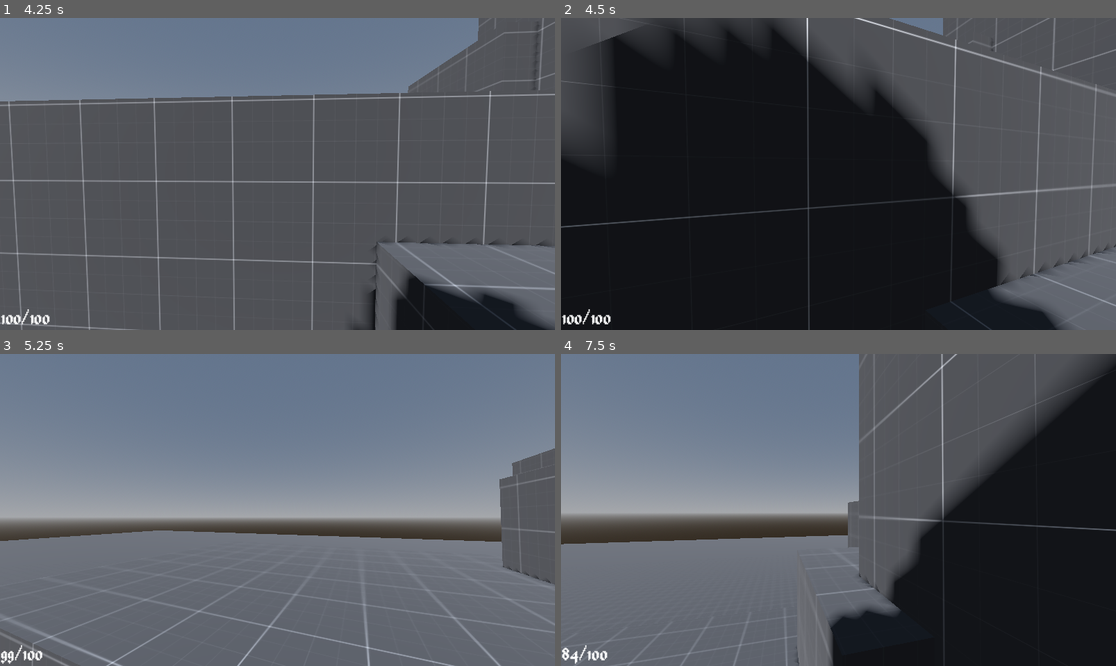
Above: before the commit, frames 1-4 (two rows, left to right).
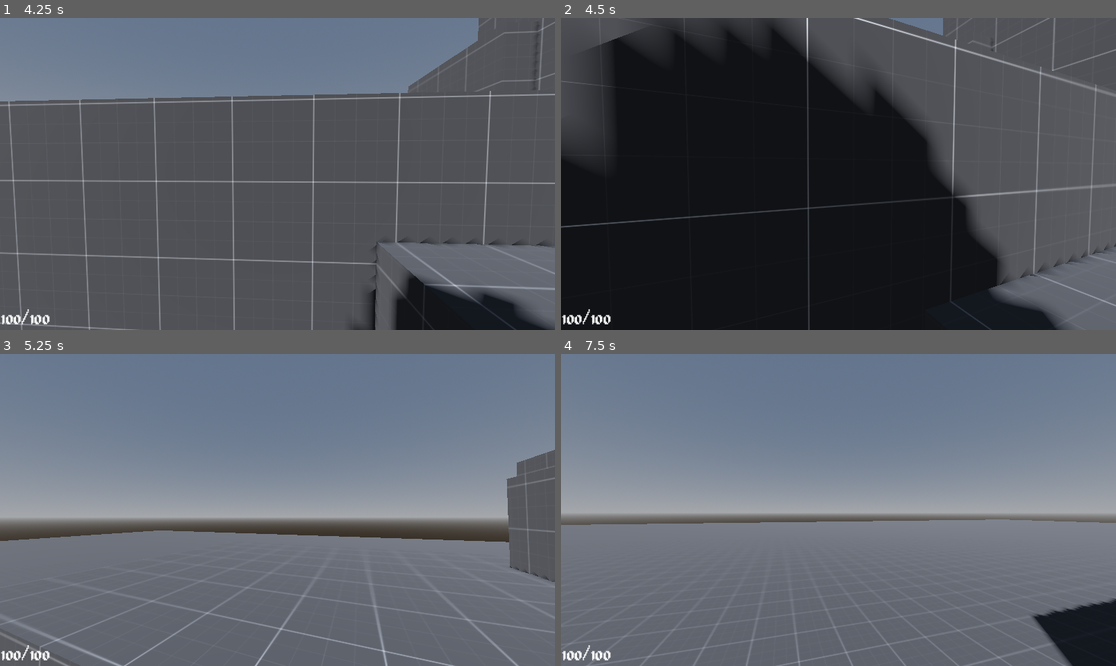
Above: after the commit, the same moments.

Repository: Deeeeelan/Some-Game-Jam-24
Game: Godot game, scene res://Scenes/Title Screen.tscn
The game is run twice, just before and just after one commit, with the same random seed, the same clock (stepped at 60 frames per second) and the same inputs.
Inputs (mouse positions are in pixels of both pictures, inside the frame that each line leads up to):
- Up to frame 1 (4.25 s): click "Start" at 0.5 s; tap Enter (ui_accept) at 1.25, 1.52, 2.27, 3.5, 3.77 s; move the mouse to (305, 174) at 1.27 s; press the mouse at (305, 174) at 1.28 s; hold W (Forward) from 1.28 s (still down); move the mouse to (249, 174) at 2.02 s; release the mouse at (249, 174) at 2.03 s; click (249, 174) at 2.1 s; move the mouse to (288, 167) at 2.77 s; press the mouse at (288, 167) at 2.78 s; move the mouse to (271, 180) at 3.52 s; release the mouse at (271, 180) at 3.53 s; click (271, 180) at 3.6 s
- Up to frame 2 (4.5 s): keep holding W (Forward); move the mouse to (877, 177) at 4.27 s; press the mouse at (877, 177) at 4.28 s
- Up to frame 3 (5.25 s): keep holding W (Forward); tap Enter (ui_accept) at 4.52 s; move the mouse to (233, 506) at 5.02 s; release the mouse at (233, 506) at 5.03 s; click (233, 506) at 5.1 s
- Up to frame 4 (7.5 s): tap Enter (ui_accept) at 5.27, 6.77 s; move the mouse to (844, 510) at 5.77 s; press the mouse at (844, 510) at 5.78 s; move the mouse to (816, 503) at 6.52 s; release W (Forward) at 6.53 s; release the mouse at (816, 503) at 6.53 s; hold D (Right) 6.53-7.28 s; click (816, 503) at 6.6 s; move the mouse to (866, 510) at 7.27 s; press the mouse at (866, 510) at 7.28 s; hold W (Forward) from 7.28 s (still down)

Frame 1 is identical in both runs. In frame 2, 0.1% of the frame differs, in the area x 6-100%, y 0-87%; in frame 3, 1.7%; in frame 4, 48%, in the area x 0-100%, y 0-100%.

Commit message:
Added enemy spawning

Diff:
--- /dev/null
+++ b/Assets/Enemies/enemy.tscn
@@ -0,0 +1,38 @@
+[gd_scene load_steps=6 format=3 uid="uid://bxt55e62jg44i"]
+
+[ext_resource type="Script" path="res://Scripts/BasicEnemy.gd" id="1_8adtd"]
+[ext_resource type="Material" uid="uid://bavnshhfq73yu" path="res://Resources/Materials/RedPlaceholder.tres" id="2_5mg81"]
+
+[sub_resource type="CapsuleShape3D" id="CapsuleShape3D_44npv"]
+
+[sub_resource type="CapsuleMesh" id="CapsuleMesh_ey0af"]
+
+[sub_resource type="SphereShape3D" id="SphereShape3D_bikjh"]
+radius = 0.75
+
+[node name="Enemy" type="CharacterBody3D"]
+transform = Transform3D(1, 0, 0, 0, 1, 0, 0, 0, 1, 0, 0, 11)
+axis_lock_angular_x = true
+axis_lock_angular_z = true
+script = ExtResource("1_8adtd")
+metadata/Enemy = true
+
+[node name="CollisionShape3D" type="CollisionShape3D" parent="."]
+shape = SubResource("CapsuleShape3D_44npv")
+
+[node name="MeshInstance3D" type="MeshInstance3D" parent="."]
+material_override = ExtResource("2_5mg81")
+mesh = SubResource("CapsuleMesh_ey0af")
+skeleton = NodePath("")
+
+[node name="Head" type="Node3D" parent="."]
+transform = Transform3D(1, 0, 0, 0, 1, 0, 0, 0, 1, 0, 0.5, 0)
+
+[node name="Melee" type="Area3D" parent="."]
+
+[node name="CollisionShape3D" type="CollisionShape3D" parent="Melee"]
+shape = SubResource("SphereShape3D_bikjh")
+
+[node name="EnemyAttackTick" type="Timer" parent="."]
+wait_time = 0.1
+autostart = true
--- /dev/null
+++ b/GameScript.gd
@@ -0,0 +1,19 @@
+extends Node
+
+
+
+
+func tick():
+	var enemyScene = preload("res://Assets/Enemies/enemy.tscn")
+	var enemy = enemyScene.instantiate()
+	enemy.Player = $Node3D/Player
+	add_child(enemy)
+	enemy.owner = $Node3D/Enemies
+	print(enemy)
+func _ready() -> void:
+	$EnemyTick.timeout.connect(tick)
+
+
+# Called every frame. 'delta' is the elapsed time since the previous frame.
+func _process(delta: float) -> void:
+	pass
--- a/Scenes/Game.tscn
+++ b/Scenes/Game.tscn
@@ -1,10 +1,9 @@
-[gd_scene load_steps=19 format=3 uid="uid://d0no0vp0vj5t1"]
+[gd_scene load_steps=17 format=3 uid="uid://d0no0vp0vj5t1"]
 
 [ext_resource type="Script" path="res://Scripts/player.gd" id="1_iytmc"]
+[ext_resource type="Script" path="res://GameScript.gd" id="1_m1acb"]
 [ext_resource type="Material" uid="uid://c4v43aqjhny6t" path="res://Resources/Materials/Placeholder.tres" id="2_hgni2"]
 [ext_resource type="Shader" path="res://Resources/Shaders/Pixelate.gdshader" id="3_6jm6e"]
-[ext_resource type="Material" uid="uid://bavnshhfq73yu" path="res://Resources/Materials/RedPlaceholder.tres" id="3_6lbct"]
-[ext_resource type="Script" path="res://Scripts/BasicEnemy.gd" id="3_axfpw"]
 [ext_resource type="Script" path="res://Scripts/Pause Screen.gd" id="4_w4rgy"]
 [ext_resource type="Script" path="res://Scripts/UIManager.gd" id="5_ubbnd"]
 [ext_resource type="FontFile" uid="uid://c1k08kigjcudw" path="res://Assets/Fonts/Jacquard12-Regular.ttf" id="6_nfg15"]
@@ -24,9 +23,6 @@
 background_mode = 2
 sky = SubResource("Sky_p2ky0")
 
-[sub_resource type="SphereShape3D" id="SphereShape3D_bikjh"]
-radius = 0.75
-
 [sub_resource type="ShaderMaterial" id="ShaderMaterial_8qle5"]
 shader = ExtResource("3_6jm6e")
 shader_parameter/pixelSize = 4
@@ -40,6 +36,7 @@
 font_size = 50
 
 [node name="Game" type="Node"]
+script = ExtResource("1_m1acb")
 
 [node name="Node3D" type="Node3D" parent="."]
 
@@ -191,34 +188,6 @@
 material = ExtResource("2_hgni2")
 
 [node name="Enemies" type="Node3D" parent="Node3D"]
-
-[node name="Enemy" type="CharacterBody3D" parent="Node3D/Enemies" node_paths=PackedStringArray("Player")]
-transform = Transform3D(1, 0, 0, 0, 1, 0, 0, 0, 1, 0, 0, 11)
-axis_lock_angular_x = true
-axis_lock_angular_z = true
-script = ExtResource("3_axfpw")
-Player = NodePath("../../Player")
-metadata/Enemy = true
-
-[node name="CollisionShape3D" type="CollisionShape3D" parent="Node3D/Enemies/Enemy"]
-shape = SubResource("CapsuleShape3D_44npv")
-
-[node name="MeshInstance3D" type="MeshInstance3D" parent="Node3D/Enemies/Enemy"]
-material_override = ExtResource("3_6lbct")
-mesh = SubResource("CapsuleMesh_ey0af")
-skeleton = NodePath("")
-
-[node name="Head" type="Node3D" parent="Node3D/Enemies/Enemy"]
-transform = Transform3D(1, 0, 0, 0, 1, 0, 0, 0, 1, 0, 0.5, 0)
-
-[node name="Melee" type="Area3D" parent="Node3D/Enemies/Enemy"]
-
-[node name="CollisionShape3D" type="CollisionShape3D" parent="Node3D/Enemies/Enemy/Melee"]
-shape = SubResource("SphereShape3D_bikjh")
-
-[node name="EnemyAttackTick" type="Timer" parent="Node3D/Enemies/Enemy"]
-wait_time = 0.1
-autostart = true
 
 [node name="Control" type="Control" parent="." node_paths=PackedStringArray("Player")]
 layout_mode = 3
@@ -296,3 +265,6 @@
 text = "100/100"
 label_settings = SubResource("LabelSettings_njqa6")
 vertical_alignment = 2
+
+[node name="EnemyTick" type="Timer" parent="."]
+autostart = true
--- a/Scripts/GlobalScript.gd
+++ b/Scripts/GlobalScript.gd
@@ -3,6 +3,9 @@
 extends Node
 
 @export var GamePaused = false
+@export var TotalScore = 0
+@export var CurrentLevel = 0
+@export var HighScore = 0
 
 var FullScreen = true
 
--- /dev/null
+++ b/Scripts/Modifiers.gd
@@ -0,0 +1,7 @@
+extends Node
+
+func ModifierMessage(Title, Description):
+	print("ModifierMessage")
+
+func Test():
+	print("Modifier active")
--- /dev/null
+++ b/Scripts/Modifiers.json
@@ -0,0 +1,3 @@
+{
+
+}
